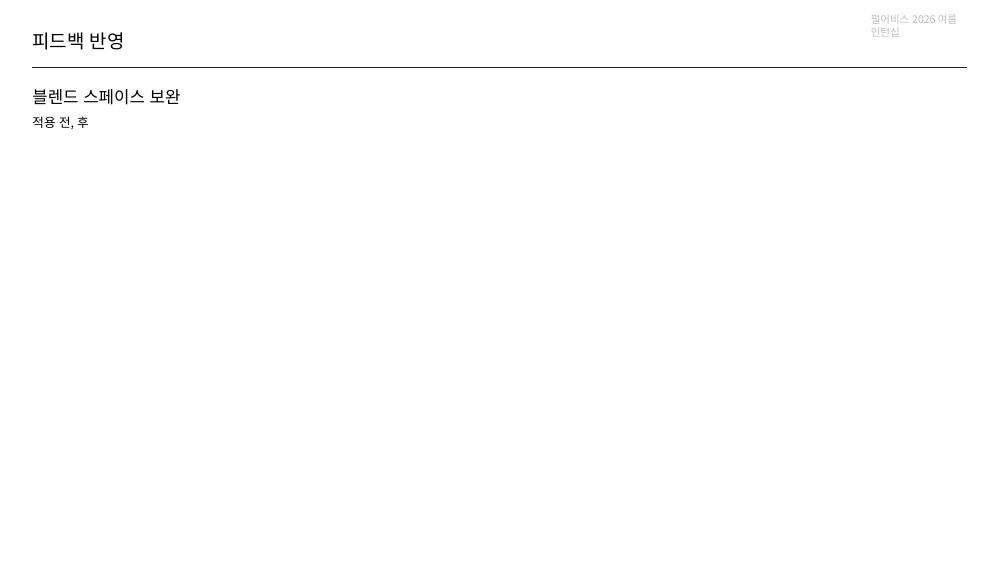
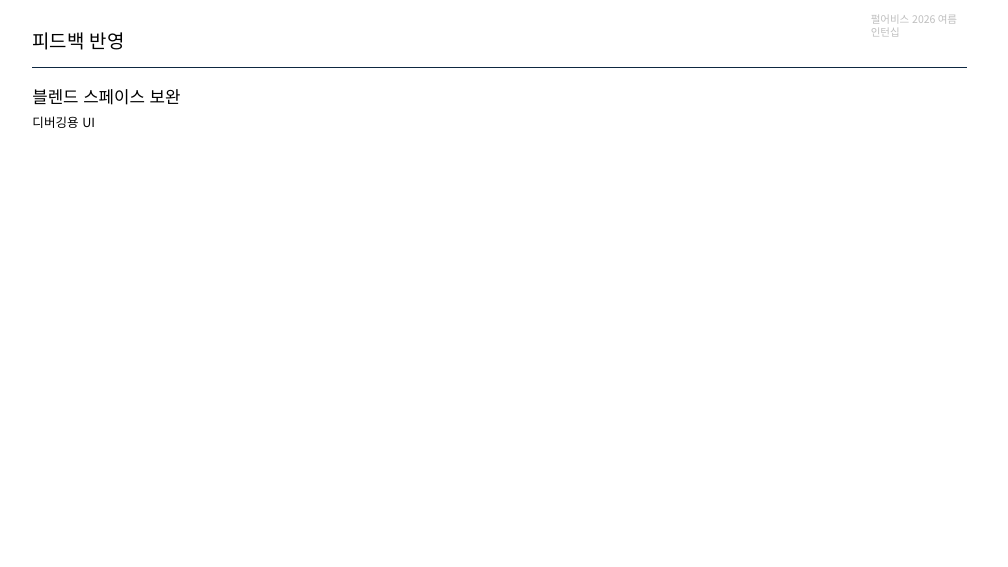
Before and after one commit to jhk0701/PA26-Character-Animation-Parkour, a slide deck: slide 9 of PPT/week4.pptx (slide 6 before the commit). Drawn at 1008x567 pixels with LibreOffice and Linux fonts; fonts in the diff are those of the drawing. Boxes give left, top, right and bottom in pixels: in the first picture for what was removed or moved away, otherwise in the second. Text is boxed around its words. In the diff, an @@ line names an element or a change of style, - is before the commit and + after.

```diff
--- a/PPT/week4.pptx
+++ b/PPT/week4.pptx
@@ text at [32,116,95,128]: text changed @@
-적용 전, 후
+디버깅용 UI
```
Also in this commit, not shown: 4 other slides changed, 3 slides added.
